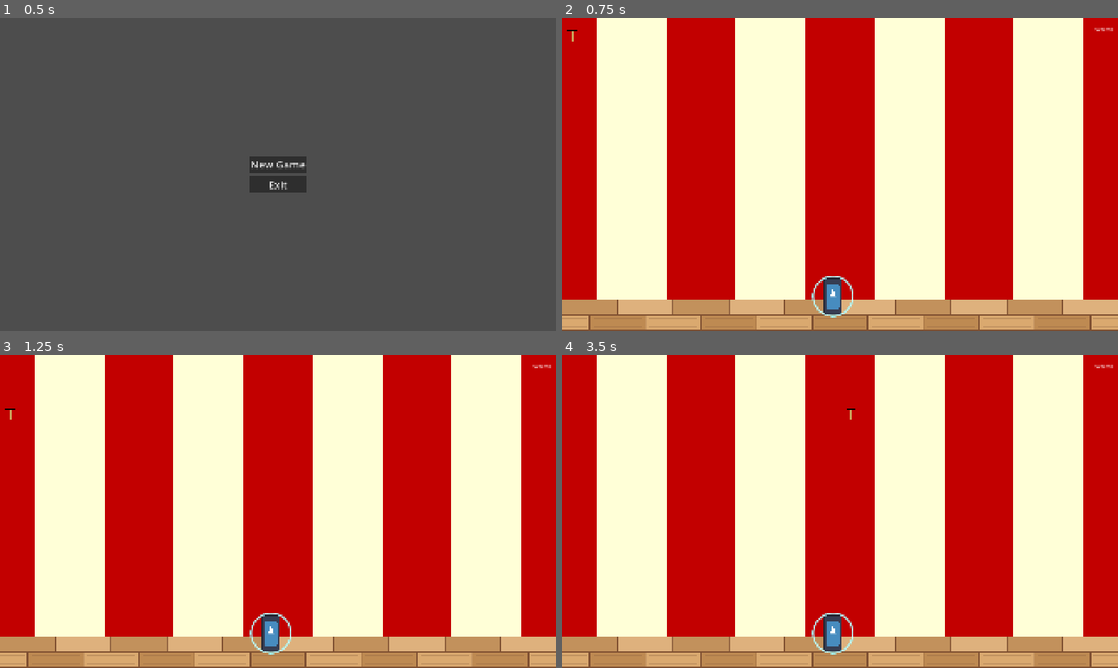
Above: before the commit, frames 1-4 (two rows, left to right).
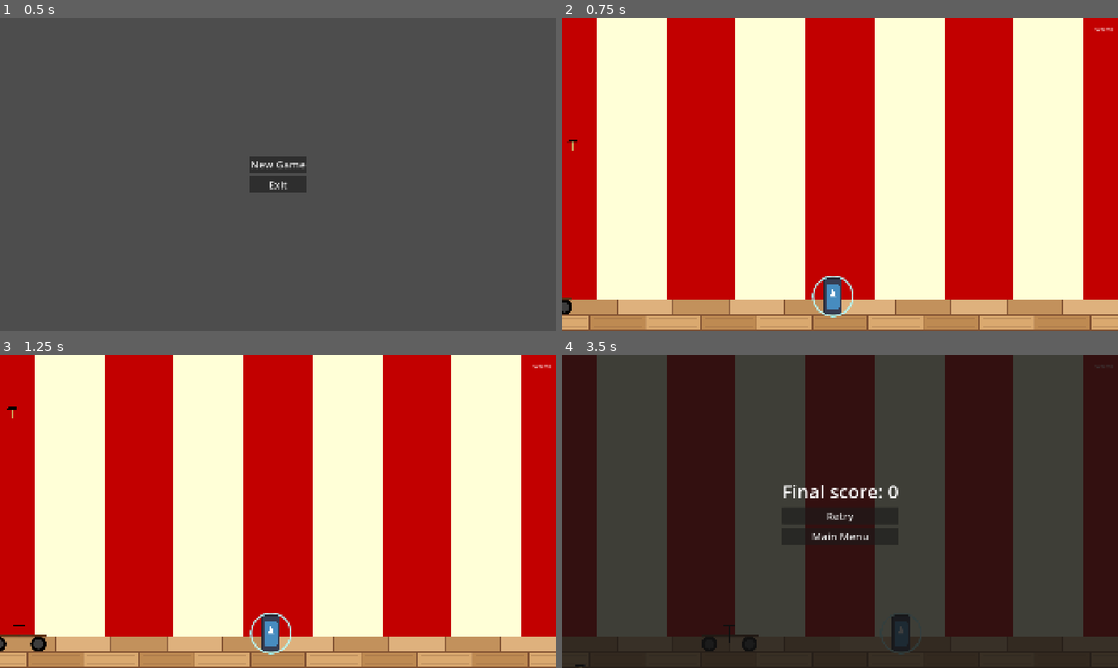
Above: after the commit, the same moments.

Repository: ozyr501/hammer-clown
Game: Godot game, scene res://scenes/main_menu/MainMenu.tscn
Same seed, same stepped clock (60 frames per second), same inputs: the game is played once before the commit and once after it. The engine's default icon, where the game draws it, is replaced by a stand-in: a white triangle on a blue panel in a dark square.
Inputs (mouse positions are in pixels of both pictures, inside the frame that each line leads up to):
- Up to frame 1 (0.5 s): no input
- Up to frame 2 (0.75 s): click "New Game" at 0.5 s
- Up to frame 3 (1.25 s): no input
- Up to frame 4 (3.5 s): move the mouse to (867, 511) at 1.27 s; hold D (move_right) 1.28-2.03 s; click (867, 511) at 1.42 s; move the mouse to (812, 511) at 2.02 s; hold A (move_left) 2.03-2.75 s; click (840, 514) at 2.75 s, where only the run before the commit has a clickable "Retry"

Frame 1 is identical in both runs. In frame 2, 0.1% of the frame differs, in the area x 0-3%, y 3-95%; in frame 3, 0.3%; in frame 4, 100%, in the area x 0-100%, y 0-100%.

Commit message:
Add carts
Add carts and make hammers spawn flying up

Diff:
--- a/scenes/level_1/Level1.tscn
+++ b/scenes/level_1/Level1.tscn
@@ -8,6 +8,7 @@
 [ext_resource type="Texture2D" uid="uid://bal47wmgpxum2" path="res://assets/floor.png" id="3_w7lhp"]
 [ext_resource type="Texture2D" uid="uid://t0ve1s2r08sd" path="res://halo.png" id="4_g8mao"]
 [ext_resource type="Theme" uid="uid://dhatq1k57h6e2" path="res://materials/MenuButtonMaterial.tres" id="7_pfovo"]
+[ext_resource type="AudioStream" uid="uid://ce1iasuhkc3q3" path="res://assets/carnivalrides.ogg" id="9_rx0hq"]
 
 [sub_resource type="WorldBoundaryShape2D" id="WorldBoundaryShape2D_0pk7q"]
 
@@ -37,6 +38,8 @@
 
 [node name="Floor" type="StaticBody2D" parent="." unique_id=1235508004]
 position = Vector2(936, 1024)
+collision_layer = 5
+collision_mask = 5
 
 [node name="FlorTexture" type="Sprite2D" parent="Floor" unique_id=202856748]
 position = Vector2(24, 81)
@@ -176,8 +179,18 @@
 wait_time = 15.0
 autostart = true
 
+[node name="CartSpawnTimer" type="Timer" parent="." unique_id=1820107372]
+wait_time = 20.0
+autostart = true
+
+[node name="AudioStreamPlayer" type="AudioStreamPlayer" parent="." unique_id=1719715086]
+stream = ExtResource("9_rx0hq")
+autoplay = true
+parameters/looping = true
+
 [connection signal="body_entered" from="ScoringArea" to="." method="_on_scoring_area_body_entered"]
 [connection signal="body_entered" from="LosingArea" to="." method="_on_losing_area_body_entered"]
 [connection signal="pressed" from="GameOverScreen/MarginContainer/VBoxContainer/Retry" to="." method="_on_retry_pressed"]
 [connection signal="pressed" from="GameOverScreen/MarginContainer/VBoxContainer/Main Menu" to="." method="_on_main_menu_pressed"]
 [connection signal="timeout" from="HammerSpawnTimer" to="." method="_on_hammer_spawn_timer_timeout"]
+[connection signal="timeout" from="CartSpawnTimer" to="." method="_on_cart_spawn_timer_timeout"]
--- /dev/null
+++ b/scenes/level_1/arrow.gd
@@ -0,0 +1 @@
+extends Sprite2D
--- /dev/null
+++ b/scenes/level_1/cart.gd
@@ -0,0 +1,43 @@
+extends AnimatableBody2D
+
+signal score_bonus_points
+
+var speed := 0.0
+var screen_width := 0.0
+var half_width := 0.0
+
+@onready var nail_sprite: Sprite2D = $NailSprite
+@onready var nail_area: Area2D = $NailArea
+
+func _ready() -> void:
+	sync_to_physics = false
+	screen_width = get_viewport_rect().size.x
+	half_width = maxf($CartSprite.get_rect().size.x / 2.0, 98.0)
+	speed = randf_range(200.0, 400.0)
+
+	if randi_range(0, 1) == 0:
+		position = Vector2(-half_width, 995.0)
+	else:
+		position = Vector2(screen_width + half_width, 995.0)
+		speed = -speed
+
+	sync_to_physics = true
+
+func _physics_process(delta: float) -> void:
+	position.x += speed * delta
+
+	if speed > 0.0 and position.x > screen_width + half_width:
+		queue_free()
+	elif speed < 0.0 and position.x < -half_width:
+		queue_free()
+
+
+func _on_nail_area_body_entered(body: Node2D) -> void:
+	if not body is JuggleableBody2D:
+		return
+
+	print("Hammer time")
+
+	nail_sprite.position = Vector2(0.0, -12.0)
+	nail_area.set_deferred("monitoring", false)
+	score_bonus_points.emit()
--- /dev/null
+++ b/scenes/level_1/cart.tscn
@@ -0,0 +1,37 @@
+[gd_scene format=3 uid="uid://btk6c8eiskgq4"]
+
+[ext_resource type="Texture2D" uid="uid://bysmej6kfye" path="res://assets/cart.png" id="1_j6n64"]
+[ext_resource type="Texture2D" uid="uid://bujois7g8dvtr" path="res://assets/nail.png" id="2_56ogr"]
+[ext_resource type="Script" uid="uid://dukddvlagaybw" path="res://scenes/level_1/cart.gd" id="3_cart"]
+
+[sub_resource type="RectangleShape2D" id="RectangleShape2D_xrb6a"]
+size = Vector2(196, 60)
+
+[sub_resource type="RectangleShape2D" id="RectangleShape2D_0lcih"]
+size = Vector2(40, 62)
+
+[node name="RigidBody2D" type="AnimatableBody2D" unique_id=303385680]
+collision_layer = 4
+collision_mask = 4
+script = ExtResource("3_cart")
+
+[node name="CartSprite" type="Sprite2D" parent="." unique_id=1401267653]
+texture = ExtResource("1_j6n64")
+
+[node name="CartColision" type="CollisionShape2D" parent="." unique_id=415344820]
+shape = SubResource("RectangleShape2D_xrb6a")
+
+[node name="NailSprite" type="Sprite2D" parent="." unique_id=452369737]
+position = Vector2(0, -43)
+scale = Vector2(0.2, 0.2)
+texture = ExtResource("2_56ogr")
+
+[node name="NailArea" type="Area2D" parent="." unique_id=175401638]
+collision_layer = 2
+collision_mask = 2
+
+[node name="NailAreaShape" type="CollisionShape2D" parent="NailArea" unique_id=1240338780]
+position = Vector2(0, -34)
+shape = SubResource("RectangleShape2D_0lcih")
+
+[connection signal="body_entered" from="NailArea" to="." method="_on_nail_area_body_entered"]
--- a/scenes/level_1/hammer.tscn
+++ b/scenes/level_1/hammer.tscn
@@ -2,15 +2,20 @@
 
 [ext_resource type="Script" uid="uid://dn5jpe5n8dpp5" path="res://scenes/level_1/juggleable_body.gd" id="1_gpni4"]
 [ext_resource type="Texture2D" uid="uid://dbj2ucys7ooeu" path="res://assets/hammer.png" id="2_eb52n"]
+[ext_resource type="Texture2D" uid="uid://deyrenh5n1vab" path="res://assets/arrow.png" id="3_eb52n"]
 
-[node name="Hammer" type="RigidBody2D" unique_id=1501323827 groups=["Juggleable"]]
+[node name="Hammer" type="RigidBody2D" unique_id=1501323827]
 collision_layer = 2
 collision_mask = 2
 script = ExtResource("1_gpni4")
 
-[node name="Head" type="Sprite2D" parent="." unique_id=1193029264]
+[node name="HammerSprite" type="Sprite2D" parent="." unique_id=1193029264]
 scale = Vector2(0.1, 0.1)
 texture = ExtResource("2_eb52n")
 
 [node name="CollisionPolygon2D" type="CollisionPolygon2D" parent="." unique_id=958031210]
 polygon = PackedVector2Array(-2, 20, 6, 20, 6, -12, 18, -12, 18, -20, -10, -20, -18, -12, -2, -12)
+
+[node name="Arrow" type="Sprite2D" parent="." unique_id=1440632094]
+scale = Vector2(0.1, 0.1)
+texture = ExtResource("3_eb52n")
--- a/scenes/level_1/juggleable_body.gd
+++ b/scenes/level_1/juggleable_body.gd
@@ -1,5 +1,9 @@
 class_name JuggleableBody2D
 extends RigidBody2D
+
+@onready var arrow: Sprite2D = $Arrow
+
+const TERMINAL_VELOCITY = 1000.0
 
 var _is_held := false
 var _held_transform := Transform2D.IDENTITY
@@ -7,6 +11,19 @@
 var _release_velocity := Vector2.ZERO
 
 var was_thrown := false
+
+func _process(_delta: float) -> void:
+	if global_position.y < 0:
+		arrow.visible = true
+		arrow.global_position = Vector2(global_position.x, 24.0)
+		arrow.global_rotation = 0.0
+	else:
+		arrow.visible = false
+
+
+func _physics_process(delta: float) -> void:
+	if linear_velocity.y > TERMINAL_VELOCITY:
+		linear_velocity.y = TERMINAL_VELOCITY
 
 func begin_hold() -> void:
 	_held_transform = global_transform
--- a/scenes/level_1/level_1.gd
+++ b/scenes/level_1/level_1.gd
@@ -9,12 +9,19 @@
 @onready var main_character: CharacterBody2D = $MainCharacter
 
 const HAMMER_SCENE = preload("res://scenes/level_1/hammer.tscn")
+const CART = preload("uid://btk6c8eiskgq4")
 
 var score : int = 0
+const BONUS_POINTS = 5
+
+const HAMMER_SPAWN_VERTICAL_VELOCITY = -800.0
+const HAMMER_SPAWN_HORIZONTAL_VELOCITY_RANGE = 300.0
+const HAMMER_SPAWN_HEIGHT = 550.0
 
 func _ready() -> void:
 	Input.mouse_mode = Input.MOUSE_MODE_CAPTURED
 	spawn_hammer()
+	spawn_cart()
 
 func _input(event: InputEvent) -> void:
 	if event.is_action_pressed("ui_cancel"):
@@ -54,7 +61,22 @@
 func spawn_hammer():
 	var hammer := HAMMER_SCENE.instantiate() as RigidBody2D
 	add_child(hammer)
-	hammer.global_position = Vector2(randf_range(32.0, 1888.0), 50.0)
+	hammer.global_position = Vector2(randf_range(32.0, 1888.0), HAMMER_SPAWN_HEIGHT)
+	hammer.linear_velocity = Vector2(randf_range(-HAMMER_SPAWN_HORIZONTAL_VELOCITY_RANGE, HAMMER_SPAWN_HORIZONTAL_VELOCITY_RANGE), HAMMER_SPAWN_VERTICAL_VELOCITY)
 
 func _on_hammer_spawn_timer_timeout() -> void:
 	spawn_hammer()
+
+
+func spawn_cart():
+	var cart := CART.instantiate() as AnimatableBody2D
+	cart.connect("score_bonus_points", score_bonus_points)
+	add_child(cart)
+
+
+func _on_cart_spawn_timer_timeout() -> void:
+	spawn_cart()
+
+func score_bonus_points() -> void:
+	score += BONUS_POINTS
+	label.text = "Score: " + str(score)
--- a/scenes/level_1/main_character.gd
+++ b/scenes/level_1/main_character.gd
@@ -2,11 +2,11 @@
 
 const CHARACTER_ACCELERATION = 1200.0
 const CHARACTER_MAX_SPEED = 1500.0
-const CHARACTER_PASSIVE_DECELERATION = 3000.0
+const CHARACTER_PASSIVE_DECELERATION = 4000.0
 
-const THROW_STRENGTH = 0.15
-const MAX_THROW_VELOCITY = 1200.0
-const OVERREACH_MARGIN = 10.0
+const THROW_STRENGTH = 0.40
+const MAX_THROW_VELOCITY = 1400.0
+const OVERREACH_MARGIN = 50.0
 
 @onready var grab_area: Area2D = $Area2D
 @onready var grab_area_shape: CollisionShape2D = $Area2D/CollisionShape2D
@@ -39,11 +39,13 @@
 		return
 
 	for body in grab_area.get_overlapping_bodies():
-		if body is JuggleableBody2D and body.is_in_group("Juggleable"):
-			held_body = body
-			held_offset = body.global_position - global_position
-			held_body.begin_hold()
-			break
+		if not body is JuggleableBody2D:
+			continue
+
+		held_body = body
+		held_offset = body.global_position - global_position
+		held_body.begin_hold()
+		break
 
 
 # physics process
Binary file added: assets/arrow.png
Not shown, added: assets/arrow.png.import
Not shown, added: assets/carnivalrides.ogg.import
Binary file added: assets/cart.png
Not shown, added: assets/cart.png.import
Binary file added: assets/nail.png
Not shown, added: assets/nail.png.import
Not shown, added: scenes/level_1/arrow.gd.uid
Not shown, added: scenes/level_1/cart.gd.uid
Not shown, added: assets/carnivalrides.ogg
